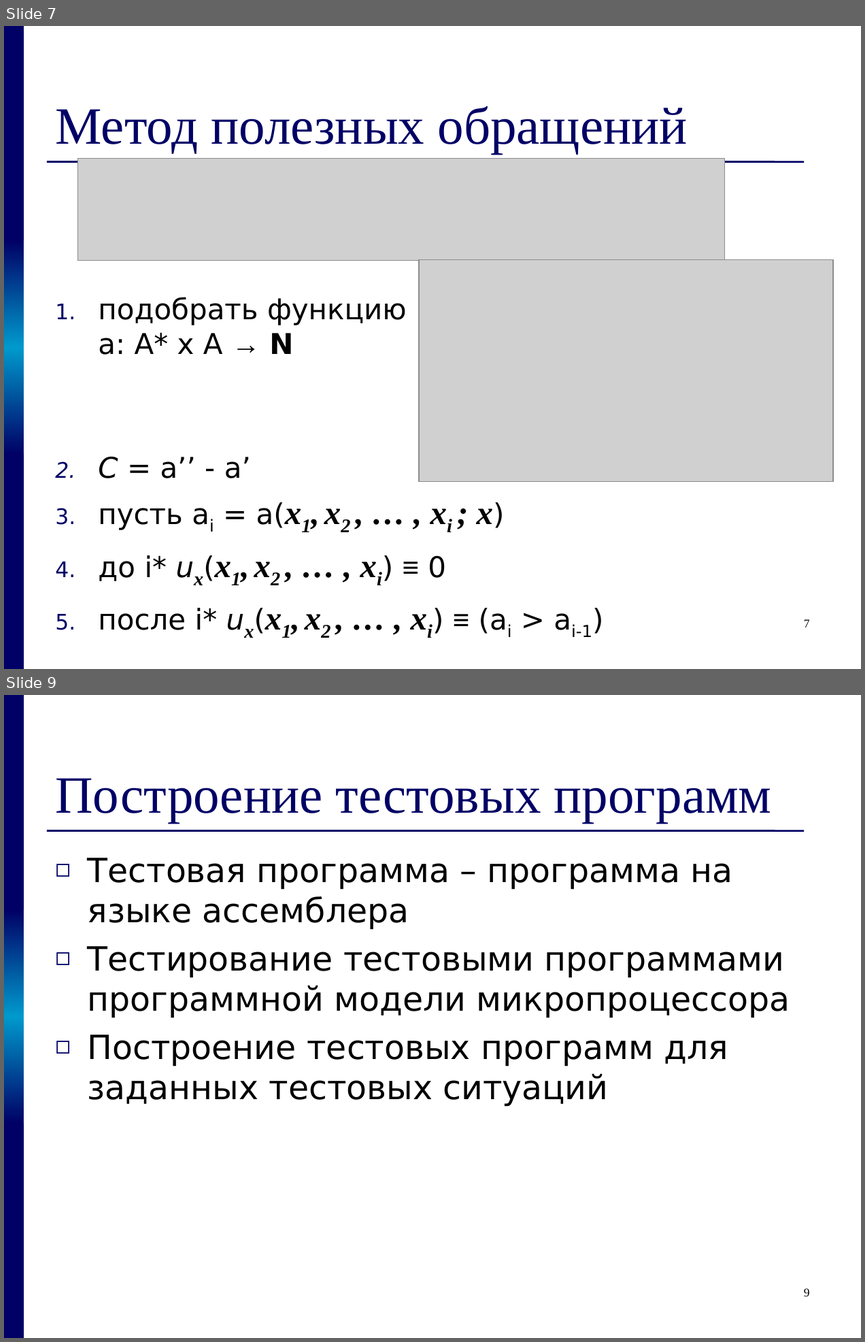
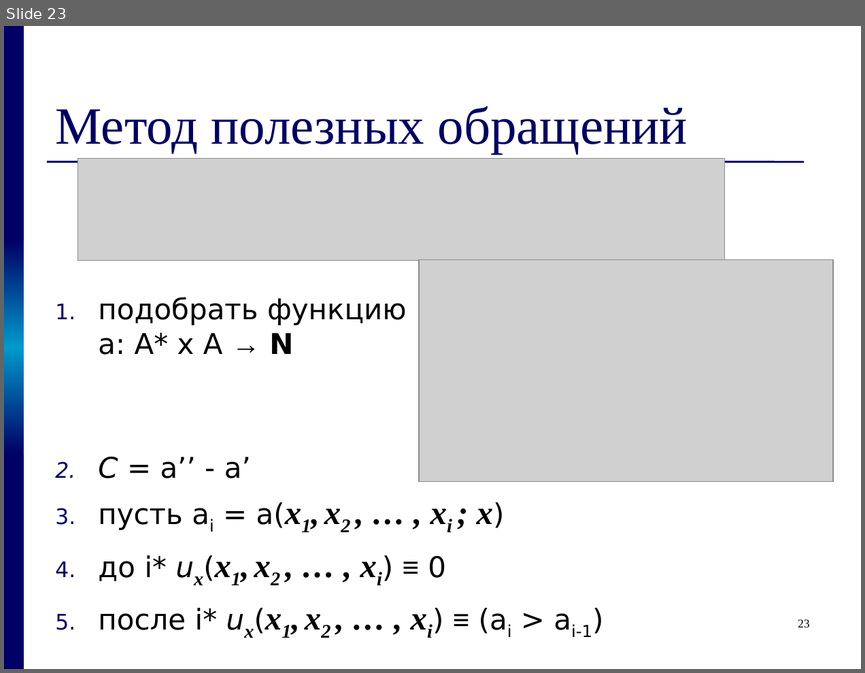
Before and after one commit to kornevgen/tesla-project, a slide deck: papers/THESIS/talks/z2611.ppt. Shown one above the other, each under a label of ours: slides 7 and 9 before the commit, slide 23 after it; the slides between them are not shown. The pictures are 865x1342 and 865x673 pixels, drawn with LibreOffice and Linux fonts; fonts in the diff are those of the drawing; grey boxes stand for pictures. Boxes give left, top, right and bottom in pixels: in the first picture for what was removed or moved away, otherwise in the second. Text is boxed around its words. In the diff, an @@ line names an element or a change of style, - is before the commit and + after.

```diff
--- a/papers/THESIS/talks/z2611.ppt
+++ b/papers/THESIS/talks/z2611.ppt
@@ slide 9 removed at [4, 695, 861, 1338], background #FFFFFF; not listed: 4 template elements that a slide beside it also shows @@
@@ title removed at [55, 778, 772, 823] @@
-Построение тестовых программ
@@ text removed at [88, 858, 790, 1106] @@
-◻ Тестовая программа – программа на языке ассемблера
-◻ Тестирование тестовыми программами программной модели микропроцессора
-◻ Построение тестовых программ для заданных тестовых ситуаций
@@ page number removed at [804, 1288, 810, 1296] @@
-9
@@ what was slide 7 is now slide 23 @@
@@ page number at [798, 619, 809, 627]: text changed @@
-7
+23
```
Also in this commit, not shown: 1 slide changed, 17 slides added, 2 other slides removed.
